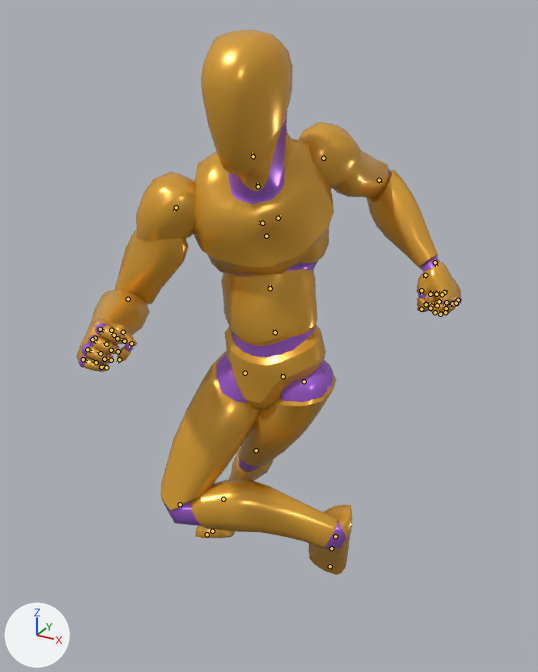
Renders of the glTF model apps/web/public/models/anim-library.glb from each side of a commit.
Before and after are seen from a 50 mm camera at (0.859, -1.553, 1.746) aimed at (0.021, -0.03, 0.985). Lighting does not change. The marker at lower left points along +X, +Y and +Z. The picture after the commit comes second. Both versions are drawn at frame 0 of the action 'Rig|Jog_BackDiag_R_Loop'; the numbers are the values there. The bones that change, and the others that lie on the model, are drawn over the model as lines.

The first picture shows 'Mannequin'.
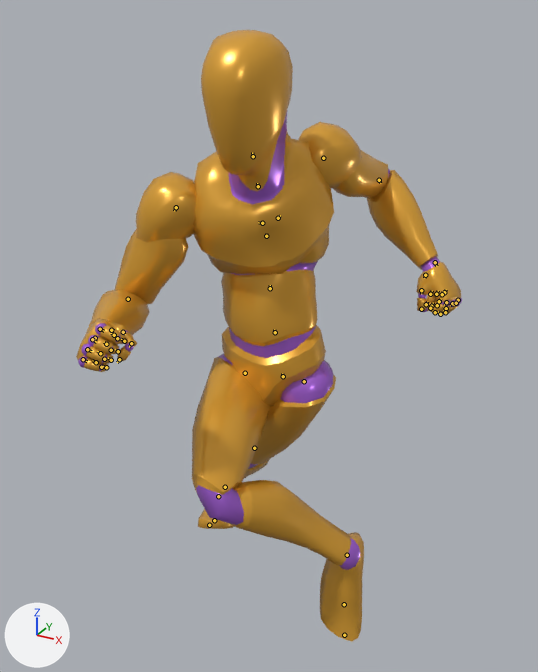
What differs and where, as boxes [x1, y1, x2, y2] in the pictures (538 x 672 px):
'Mannequin', posed (12% taller): before [76, 30, 462, 575]; after [76, 30, 462, 642]
bone 'calf_l', root to tip: before (256, 450) to (255, 451); after (254, 448) to (254, 448)
bone 'foot_l', root to tip: before (223, 499) to (223, 500); after (225, 487) to (225, 488)
bone 'thigh_r', root to tip: before (245, 373) to (244, 374); after (245, 373) to (245, 374)
bone 'calf_r', root to tip: before (180, 504) to (181, 505); after (218, 496) to (220, 497)
bone 'foot_r', root to tip: before (335, 536) to (335, 537); after (347, 555) to (347, 556)

The change in detail:
Bone 'thigh_l' (bone_thigh_l) turns from (18, -5, 36) to (19, -9, 36) degrees about its own x, y and z.
Bone 'calf_l' (bone_calf_l) turns from (1, 0, 0) to (5, 0, 0) degrees about its own x, y and z.
Bone 'foot_l' (bone_foot_l) turns from (-54, 8, -35) to (-56, 6, -32) degrees about its own x, y and z.
Bone 'thigh_r' (bone_thigh_r) turns from (-61, 59, -37) to (-59, 2, -37) degrees about its own x, y and z.
Bone 'calf_r' (bone_calf_r) turns from (101, -1, 0) to (93, -1, 0) degrees about its own x, y and z.
Bone 'foot_r' (bone_foot_r) turns from (-35, -74, 99) to (32, -43, 25) degrees about its own x, y and z.
